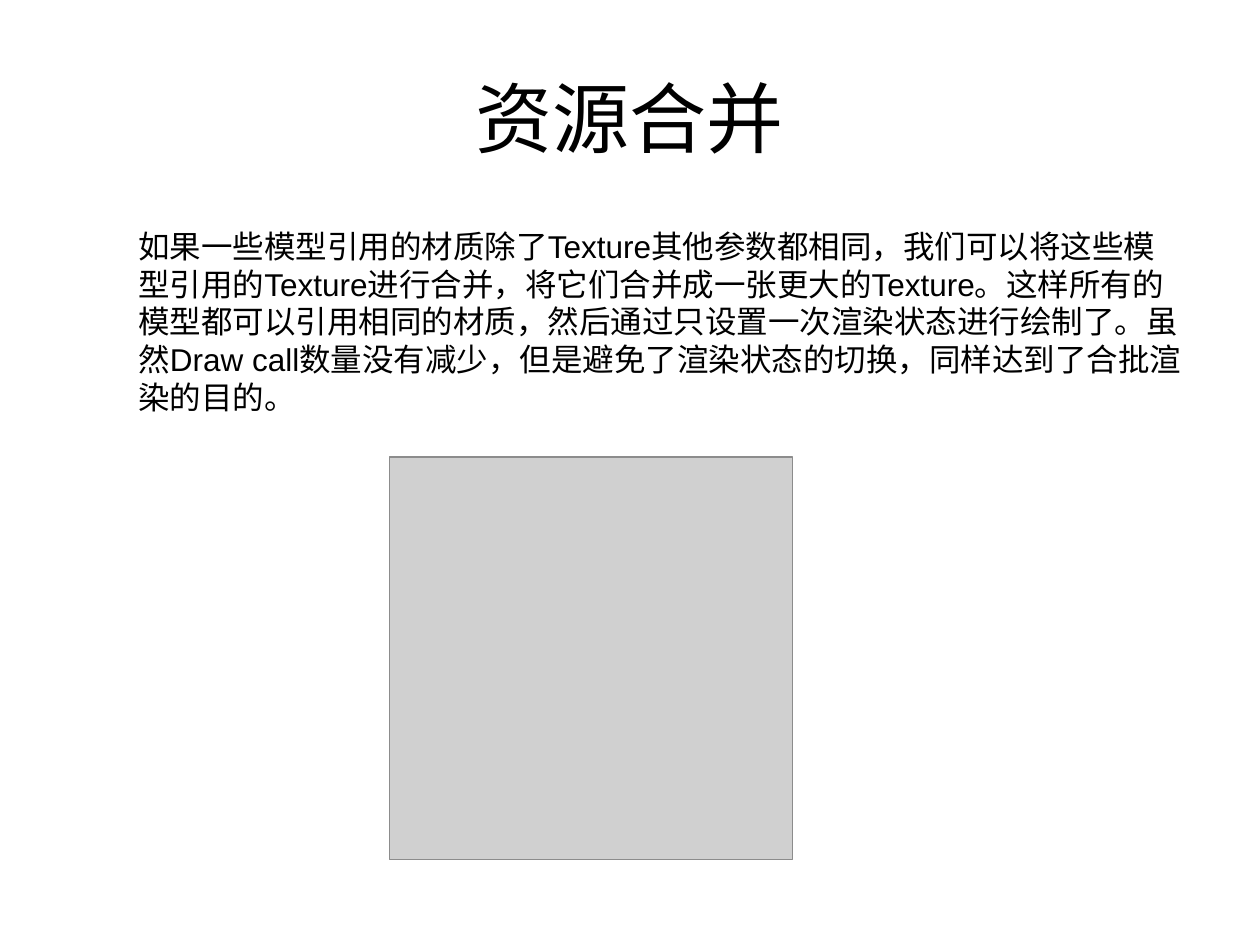
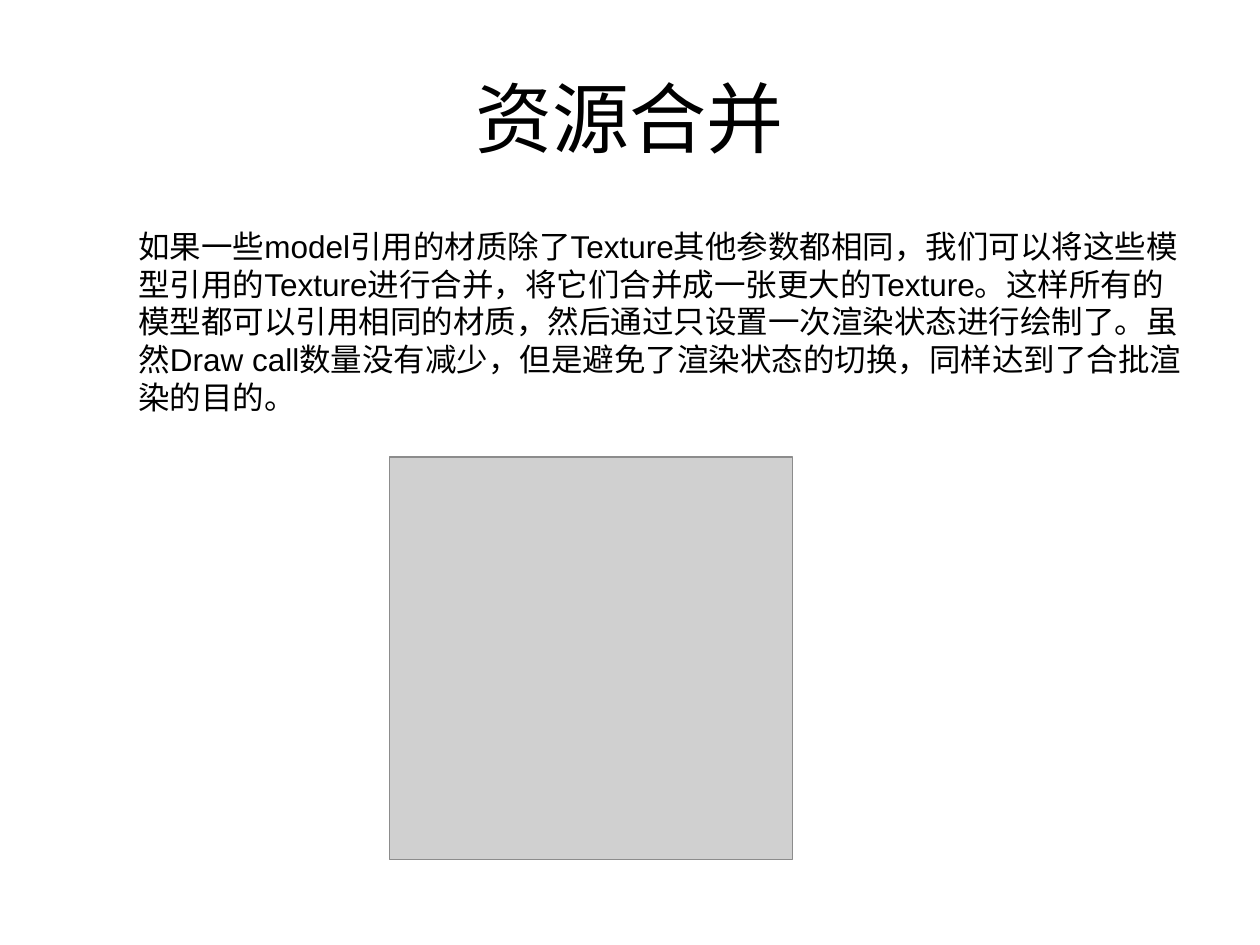
Before and after one commit to lhswei/learnopengl, a slide deck: slide 5 of sample/instancing/3D渲染instancing.ppt (slide 4 before the commit). Drawn at 1260x945 pixels with LibreOffice and Linux fonts; fonts in the diff are those of the drawing; grey boxes stand for pictures. Boxes give left, top, right and bottom in pixels: in the first picture for what was removed or moved away, otherwise in the second. Text is boxed around its words. In the diff, an @@ line names an element or a change of style, - is before the commit and + after.

```diff
--- a/sample/instancing/3D渲染instancing.ppt
+++ b/sample/instancing/3D渲染instancing.ppt
@@ text at [138, 231, 1181, 412]: text changed @@
-  如果一些模型引用的材质除了Texture其他参数都相同，我们可以将这些模型引用的Texture进行合并，将它们合并成一张更大的Texture。这样所有的模型都可以引用相同的材质，然后通过只设置一次渲染状态进行绘制了。虽然Draw call数量没有减少，但是避免了渲染状态的切换，同样达到了合批渲染的目的。
+  如果一些model引用的材质除了Texture其他参数都相同，我们可以将这些模型引用的Texture进行合并，将它们合并成一张更大的Texture。这样所有的模型都可以引用相同的材质，然后通过只设置一次渲染状态进行绘制了。虽然Draw call数量没有减少，但是避免了渲染状态的切换，同样达到了合批渲染的目的。
```
Also in this commit, not shown: 3 other slides changed, 8 slides added.
